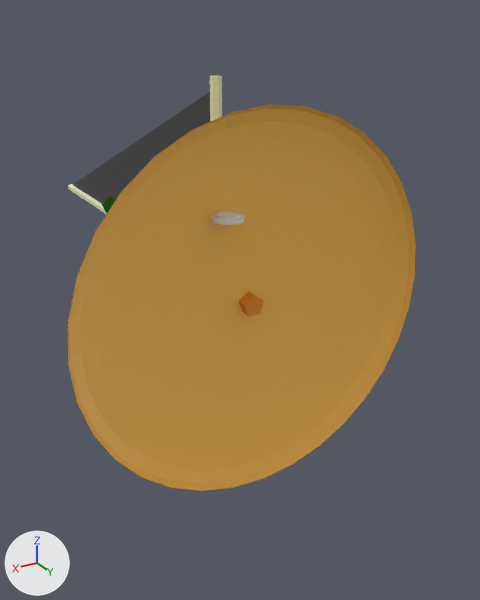
The Blender file blends/boat_V3.blend as it was, and as the next commit left it.
Rendered twice from a camera (50 mm lens) standing at (5.37, 8.14, 4.42) and looking at (-1.45, -3.23, -1.26). Arrows for +X, +Y and +Z are at lower left; the lights stay in place. The older version comes first.

Before the edit, the objects in view are built like this:
```python
me_cube_005 = bpy.data.meshes.new('Cube.005')
me_cube_005.from_pydata(...)  # 379 vertices, 336 faces, 6 loose edges; spans x -1.55..1.55, y -4.11..4.58, z -0.63..0.65
# faces by material slot: [220, 24, 26, 66]
me_cube_005.materials.append(mat_material_001)  # yellow #e2e7bb
me_cube_005.materials.append(mat_material_002)  # red #e73616
me_cube_005.materials.append(mat_material_003)  # dark grey #3f3f3f
me_cube_005.materials.append(mat_material_004)  # dark green #0a7106
me_cylinder = bpy.data.meshes.new('Cylinder')
me_cylinder.from_pydata(...)  # 30 vertices, 21 faces; spans x -0.9..0.9, y -36.7..1.0, z -1.0..8.5
# faces by material slot: [16, 5]
me_cylinder.materials.append(mat_material_001)  # yellow #e2e7bb
me_cylinder.materials.append(mat_material_003)  # dark grey #3f3f3f
me_plane_001 = bpy.data.meshes.new('Plane.001')
me_plane_001.from_pydata(...)  # 439 vertices, 788 faces; spans x -3.25..3.25, y 0.0..4.39, z -3.25..3.25
# faces by material slot: [156, 480, 152]
me_plane_001.materials.append(mat_material_004)  # dark green #0a7106
me_plane_001.materials.append(mat_material_006)  # orange #ffc355
me_plane_001.materials.append(mat_material_005)  # orange #e78f24
ob_cube_004 = bpy.data.objects.new('Cube.004', me_cube_005)
ob_cube_004.location = (0.0, 0.06, 0.0)
ob_cube_004.rotation_euler = (-1.571, 0.0, 3.142)  # degrees (-90, 0, 180)
ob_cube_004.hide_set(True)
ob_cylinder = bpy.data.objects.new('Cylinder', me_cylinder)
ob_cylinder.location = (0.0, -1.43, 0.01)
ob_cylinder.rotation_euler = (1.571, 3.142, 0.0)  # degrees (90, 180, 0)
ob_cylinder.scale = (0.0959, 0.0959, 1.0)
ob_plane_001 = bpy.data.objects.new('Plane.001', me_plane_001)
ob_plane_001.location = (0.0, 0.0, 0.0)
ob_plane_001.rotation_euler = (3.142, 0.0, 0.0)  # degrees (180, 0, 0)
```
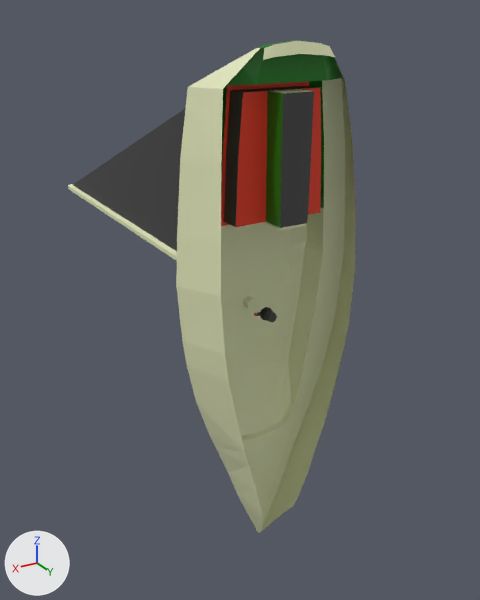
The edits, one by one:
Material 'Material' (mat_material) is new.
Its base color is (0.0, 0.0, 0.0) (black #000000).
Mesh me_cylinder_003 is new.
It has 56 vertices, 100 faces and spans x -0.119..0.168, y -0.18..0.098, z -0.112..0.112.
Faces by material slot: [54, 17, 29].
It uses material mat_material_003 (dark grey #3f3f3f).
It uses material mat_material_002 (red #e73616).
It uses material mat_material (black #000000).
Object 'Cube.004' (ob_cube_004) is now shown.
Object 'Plane.001' (ob_plane_001) is now hidden.
Object 'Cylinder.003' (ob_cylinder_003) is new; it shows me_cylinder_003.
Its location is (0.0, 0.0, 0.0).
Its rotation in degrees is (180, 0, 0).
Its scale is (1.0, 1.0, 1.0).

Changed parts and their boxes (x1, y1, x2, y2) in the pictures (480 x 600 px):
'Plane.001', hidden: before (68, 105, 416, 491)
'Cube.004', shown: after (176, 40, 355, 533)
'Cylinder.003', added: after (254, 307, 277, 323)
    faces in mat_material_003 (dark grey #3f3f3f): (257, 310, 277, 323)
